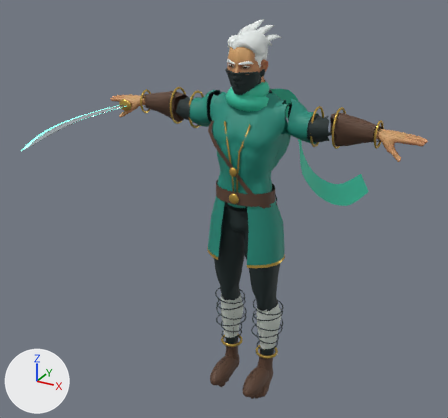
Two versions of the glTF model public/models/heroes/sky_v4.glb, one commit apart.
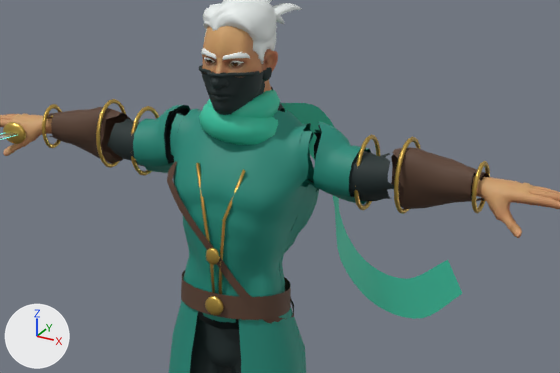
There are two pictures of each version: one whole from a camera (50 mm lens) standing at (1.21, -2.41, 2.18) and looking at (-0.13, 0.04, 0.96), one close up on the part from 26% to 94% of the width and 8% to 56% of the height. The axes (+X, +Y, +Z) are drawn at lower left. The lights are the same throughout. The first two pictures are the older version. Vertices at exactly the same position are counted once.

Names of what the first close-up shows: 'sky'.
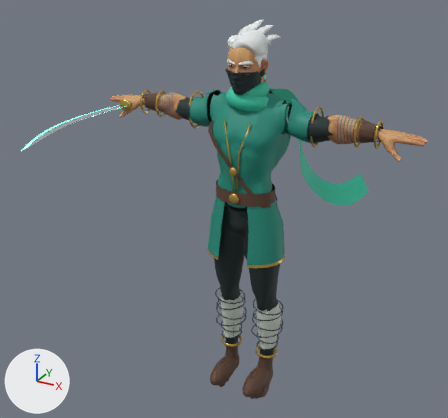
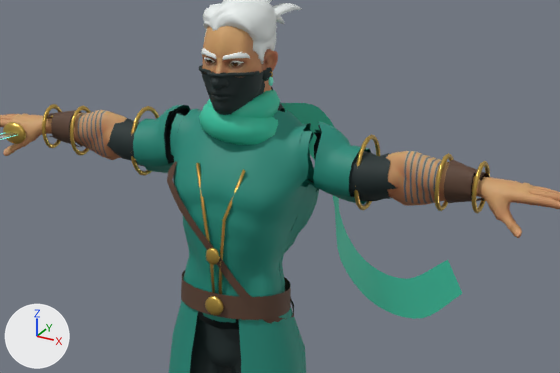
The change, as JSON lines over the scene's bpy script:
```json
{"op": "add", "block": "mat_sky_seaglass", "code": ["mat_sky_seaglass = principled_material('sky_seaglass')", "mat_sky_seaglass.base_color = (0.238, 0.745, 0.578)  # green #86e0c8", "mat_sky_seaglass.metallic = 0.1", "mat_sky_seaglass.roughness = 0.12", "mat_sky_seaglass.emission_color = (0.00994, 0.0959, 0.0703)  # dark cyan #19574b", "mat_sky_seaglass.emission_strength = 1.0"]}
{"block": "me_sphere_005_retopology_004", "where": "# used by ob_sky; location = (0.0, 0.0, 0.0)"}
{"op": "remove", "block": "me_sphere_005_retopology_004", "code": "me_sphere_005_retopology_004.from_pydata(...)  # 13476 vertices, 24680 faces; spans x -0.78..0.78, y -0.78..0.95, z -0.02..1.85"}
{"op": "add", "block": "me_sphere_005_retopology_004", "code": "me_sphere_005_retopology_004.from_pydata(...)  # 13622 vertices, 24920 faces; spans x -0.78..0.78, y -0.78..0.95, z -0.02..1.85"}
{"block": "me_sphere_005_retopology_004", "change": "me_sphere_005_retopology_004 part 1: the loose piece of 120 vertices spanning x 0.4..0.41, y 0.0..0.15, z 1.34..1.52 is scaled about its middle by (0.953, 0.718, 0.716), then moved by (0.09, -0.01, 0.0)"}
{"block": "me_sphere_005_retopology_004", "change": "me_sphere_005_retopology_004 part 2: the loose piece of 120 vertices spanning x -0.41..-0.4, y 0.0..0.15, z 1.34..1.52 is scaled about its middle by (0.953, 0.718, 0.716), then moved by (-0.09, -0.01, 0.0)"}
{"block": "me_sphere_005_retopology_004", "change": "me_sphere_005_retopology_004 part 3: 33 vertices moved from x 0.37..0.51, y 0.02..0.12, z 1.35..1.5 to x 0.38..0.51, y 0.03..0.12, z 1.36..1.5; 38 vertices removed from x 0.35..0.48, y 0.02..0.12, z 1.35..1.49; 70 vertices added at x 0.33..0.51, y 0.02..0.11, z 1.36..1.48"}
{"block": "me_sphere_005_retopology_004", "change": "me_sphere_005_retopology_004 part 4: 33 vertices moved from x -0.51..-0.38, y 0.02..0.12, z 1.35..1.5 to x -0.51..-0.38, y 0.03..0.12, z 1.36..1.5; 38 vertices removed from x -0.48..-0.35, y 0.02..0.12, z 1.35..1.49; 70 vertices added at x -0.51..-0.33, y 0.02..0.11, z 1.36..1.48"}
{"block": "me_sphere_005_retopology_004", "change": "me_sphere_005_retopology_004 part 5: 210 faces spanning x -0.48..0.48, y 0.03..0.12, z 1.36..1.5 switch from mat_sky_leather (brown #5a4030) to mat_mi_superhero_male (picture img_t_superhero_male_ligh)"}
{"block": "me_sphere_005_retopology_004", "change": "other edits to the shape of me_sphere_005_retopology_004 do not show in these pictures"}
{"op": "add", "block": "me_sphere_005_retopology_004", "code": "me_sphere_005_retopology_004.materials.append(mat_sky_seaglass)  # green #86e0c8"}
```

Boxes [x1, y1, x2, y2] around the edits, measured in the close-ups (560 x 373 px; the box of a moved part takes in the faces that stretch with it):
```json
{"part": 1, "of": "me_sphere_005_retopology_004", "change": "moved or reshaped", "before": [394, 136, 421, 214], "after": [434, 153, 454, 211]}
{"part": 2, "of": "me_sphere_005_retopology_004", "change": "moved or reshaped", "before": [96, 99, 126, 168], "after": [70, 105, 91, 156]}
{"part": 3, "of": "me_sphere_005_retopology_004", "change": "moved or reshaped", "before": [391, 147, 464, 209], "after": [376, 151, 464, 206]}
{"part": 4, "of": "me_sphere_005_retopology_004", "change": "moved or reshaped", "before": [64, 107, 130, 163], "after": [59, 110, 133, 160]}
{"part": 5, "of": "me_sphere_005_retopology_004", "change": "recoloured", "before": [81, 110, 431, 203], "after": [81, 110, 431, 203]}
```
